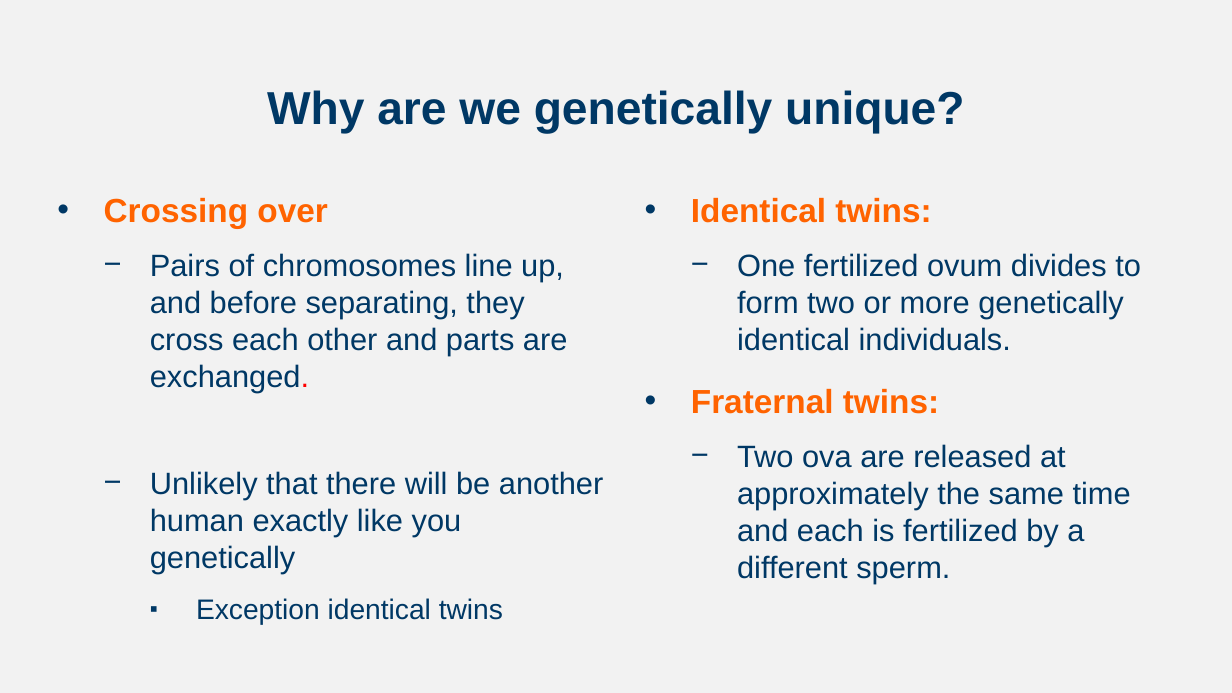
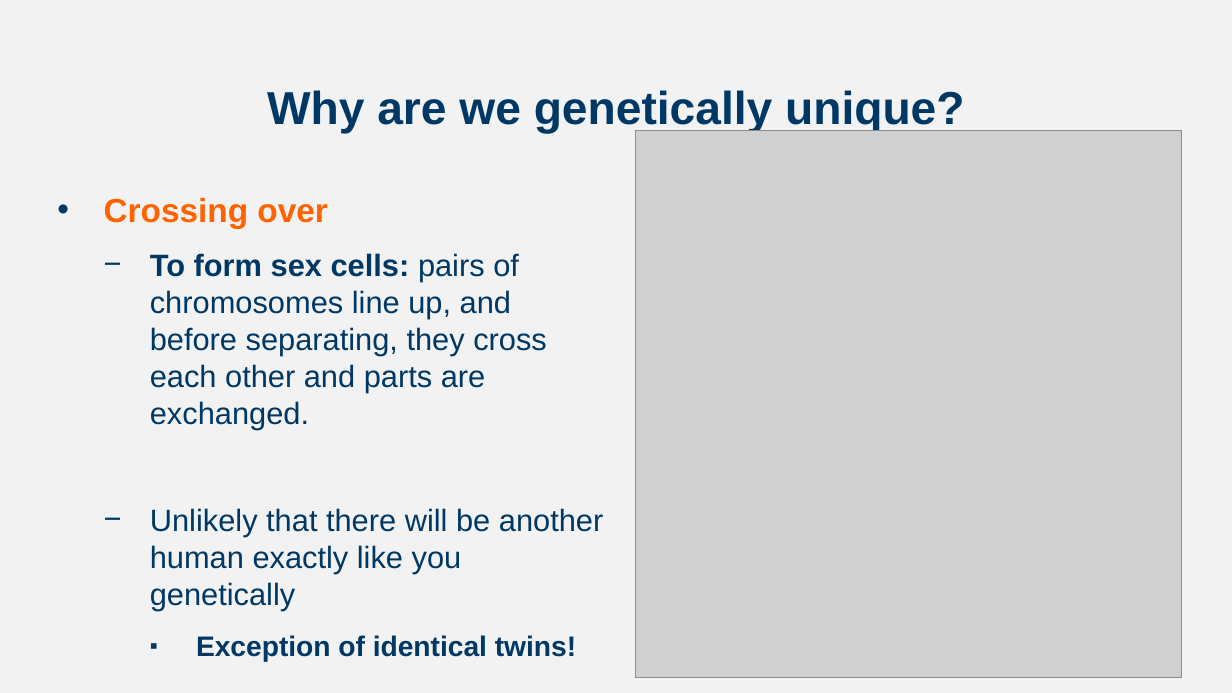
Before and after one commit to npm27/Teaching-Materials, a slide deck: slide 9 of Developmental Fall 23/Slides/Chapter 2.pptx. Drawn at 1232x693 pixels with LibreOffice and Linux fonts; fonts in the diff are those of the drawing; grey boxes stand for pictures. Boxes give left, top, right and bottom in pixels: in the first picture for what was removed or moved away, otherwise in the second. Text is boxed around its words. In the diff, an @@ line names an element or a change of style, - is before the commit and + after.

```diff
--- a/Developmental Fall 23/Slides/Chapter 2.pptx
+++ b/Developmental Fall 23/Slides/Chapter 2.pptx
@@ picture added at bbox=[636, 131, 1182, 678] @@
@@ text removed at bbox=[691, 197, 1141, 583] @@
-• Identical twins:
-  − One fertilized ovum divides to form two or more genetically identical individuals.
-• Fraternal twins:
-  − Two ova are released at approximately the same time and each is fertilized by a different sperm.
@@ text at bbox=[150, 253, 547, 430]: text changed @@
-  − Pairs of chromosomes line up, and before separating, they cross each other and parts are exchanged.
+  − To form sex cells: pairs of chromosomes line up, and before separating, they cross each other and parts are exchanged.
@@ text at bbox=[196, 635, 576, 662]: text changed; bold on @@
-    ▪ Exception identical twins
+    ▪ Exception of identical twins!
```
Also in this commit, not shown: 17 other slides changed, 7 slides added, 1 slide removed, 4 other files.
